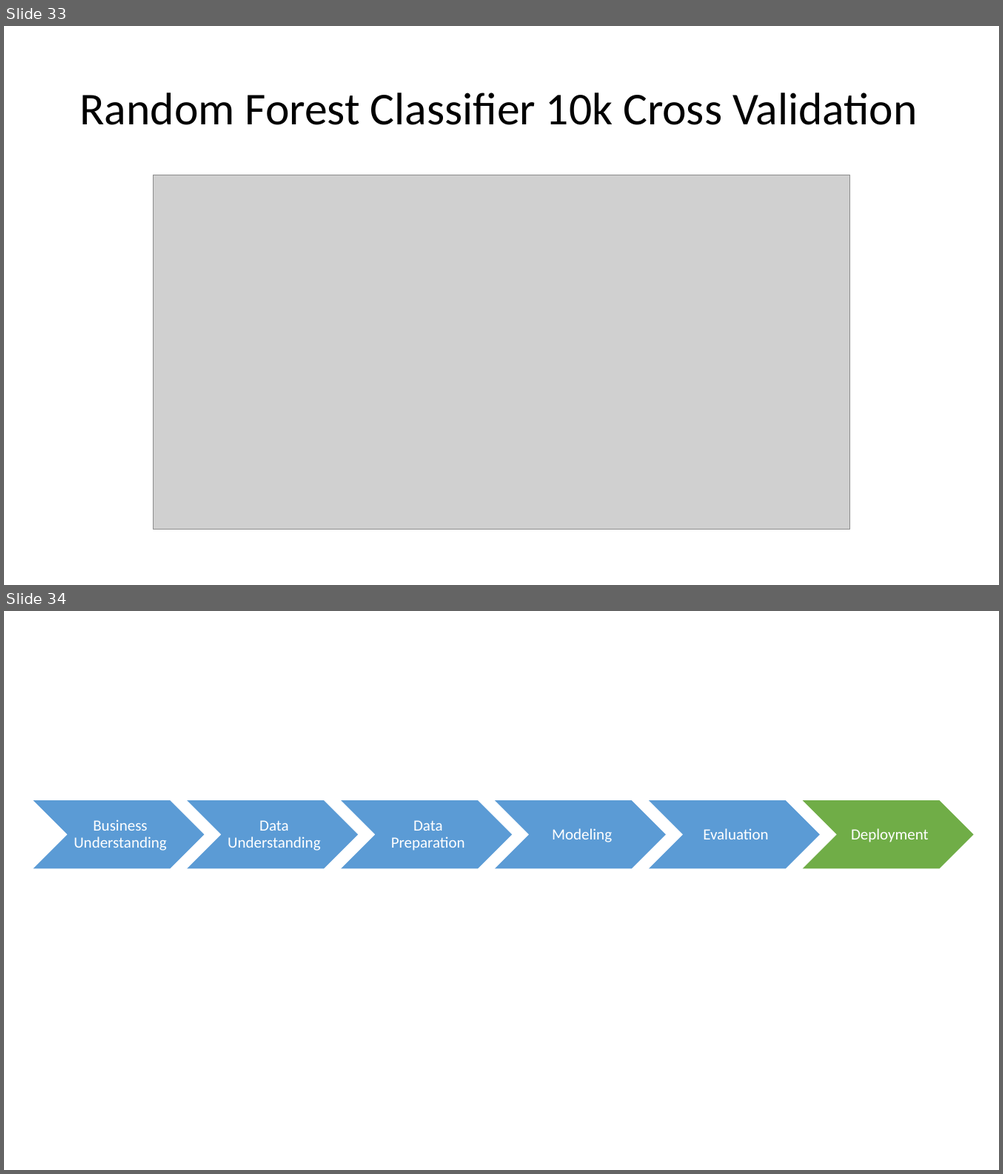
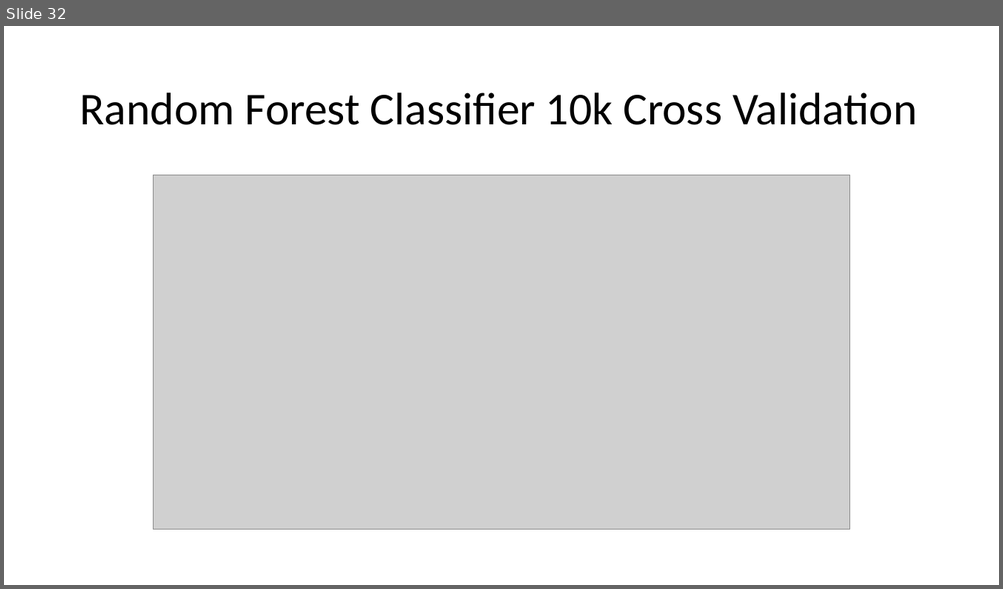
Before and after one commit to mGalarnyk/Machine_Learning_Froyo, a slide deck: Current_Powerpoint/Froyo_v2.pptx. Shown one above the other, each under a label of ours: slides 33 and 34 before the commit, slide 32 after it. The pictures are 1003x1174 and 1003x589 pixels, drawn with LibreOffice and Linux fonts; fonts in the diff are those of the drawing; grey boxes stand for pictures. Boxes give left, top, right and bottom in pixels: in the first picture for what was removed or moved away, otherwise in the second. Text is boxed around its words. In the diff, an @@ line names an element or a change of style, - is before the commit and + after.

```diff
--- a/Current_Powerpoint/Froyo_v2.pptx
+++ b/Current_Powerpoint/Froyo_v2.pptx
@@ slide 34 removed at box(4, 611, 999, 1170), background #FFFFFF @@
@@ group removed at box(33, 800, 973, 869): 6 chevrons, 6 texts @@
-Business Understanding
-Data Understanding
-Data Preparation
-Modeling
-Evaluation
-Deployment
@@ what was slide 33 is now slide 32 @@
```
Also in this commit, not shown: 3 slides changed, 1 other slide removed, 1 other file.
